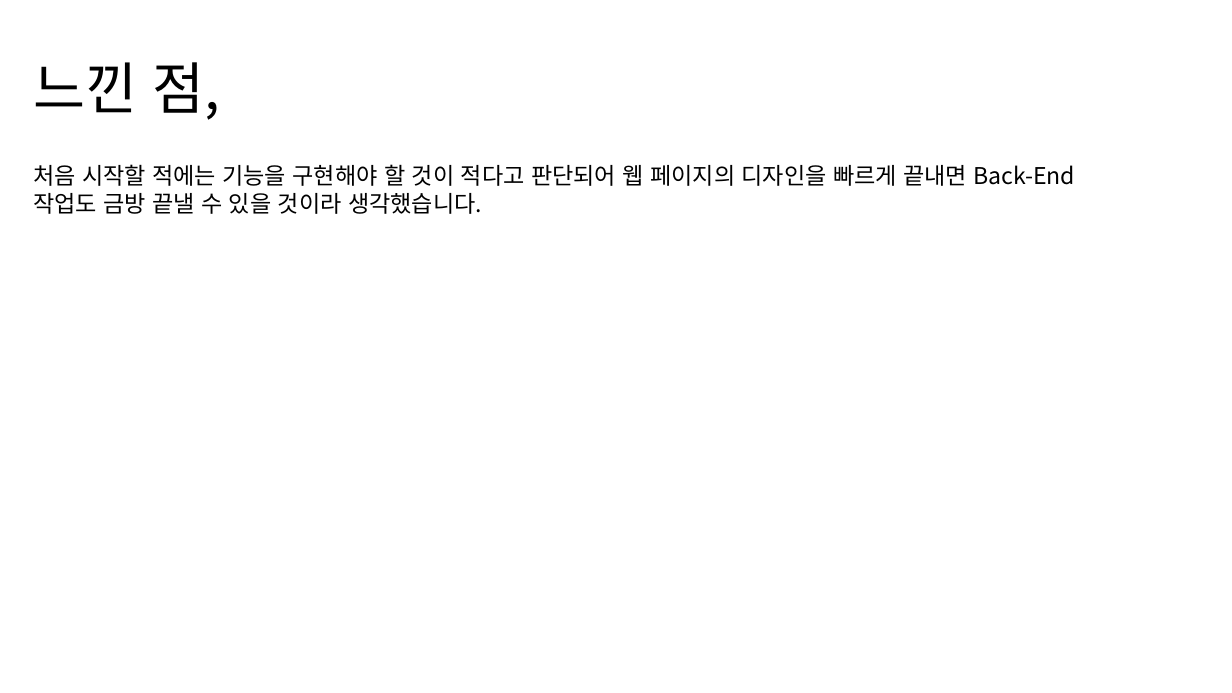
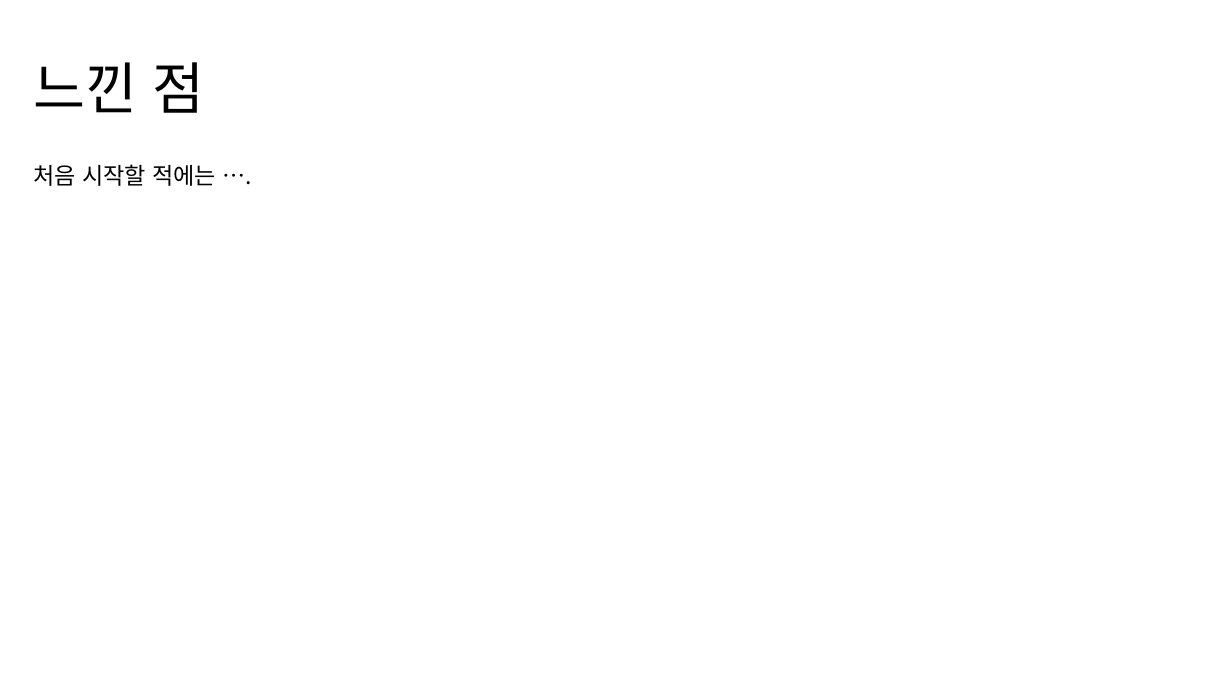
Before and after one commit to NALASAI/SelfIntroduction, a slide deck: slide 19 of 1조 project 포트폴리오(이력서용).pptx (slide 14 before the commit). Drawn at 1232x693 pixels with LibreOffice and Linux fonts; fonts in the diff are those of the drawing. Boxes give left, top, right and bottom in pixels: in the first picture for what was removed or moved away, otherwise in the second. Text is boxed around its words. In the diff, an @@ line names an element or a change of style, - is before the commit and + after.

```diff
--- a/1조 project 포트폴리오(이력서용).pptx
+++ b/1조 project 포트폴리오(이력서용).pptx
@@ title at bbox=[33, 62, 205, 113]: text changed @@
-느낀 점,
+느낀 점
@@ text at bbox=[33, 164, 216, 186]: text changed @@
-처음 시작할 적에는 기능을 구현해야 할 것이 적다고 판단되어 웹 페이지의 디자인을 빠르게 끝내면 Back-End
-작업도 금방 끝낼 수 있을 것이라 생각했습니다.
+처음 시작할 적에는 ….
```
Also in this commit, not shown: 4 other slides changed, 5 slides added, 16 other files.
